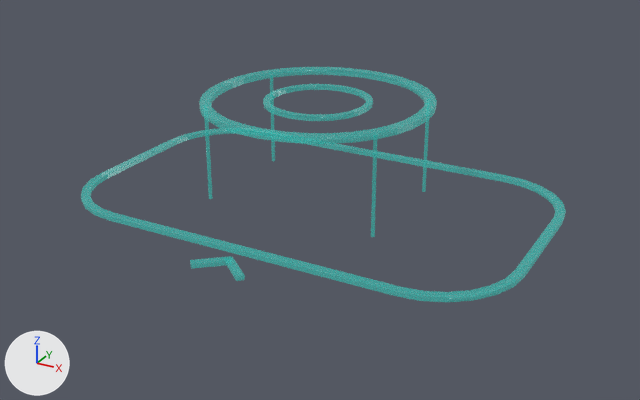
One commit to the Blender file ArtSource/Blender/Spatial/PlacementGhostPreview_Ceiling.blend: the scene before it, then after it.
Before and after are seen from a 50 mm camera at (0.533, -0.964, 0.338) aimed at (0.022, -0.035, -0.127). Every picture has the same lights, and +X, +Y and +Z are marked at lower left. The first picture is the older version.

Script lines for the objects in view, before the commit:
```python
me_placementghostpreview_ceiling_ceilingring_mesh = bpy.data.meshes.new('PlacementGhostPreview_Ceiling_CeilingRing_Mesh')
me_placementghostpreview_ceiling_ceilingring_mesh.from_pydata(...)  # 544 vertices, 516 faces; spans x -0.31..0.31, y -0.19..0.245, z -0.139..0.004
me_placementghostpreview_ceiling_ceilingring_mesh.materials.append(mat_mat_spatial_ghost)  # cyan #2fa39a, glowing cyan #1f7f7a
ob_placementghostpreview_ceiling_mesh = bpy.data.objects.new('PlacementGhostPreview_Ceiling_Mesh', me_placementghostpreview_ceiling_ceilingring_mesh)
ob_placementghostpreview_ceiling_mesh.parent = ob_placementghostpreview_ceiling
ob_placementghostpreview_ceiling_mesh.location = (0.0, 0.0, -0.005)
```
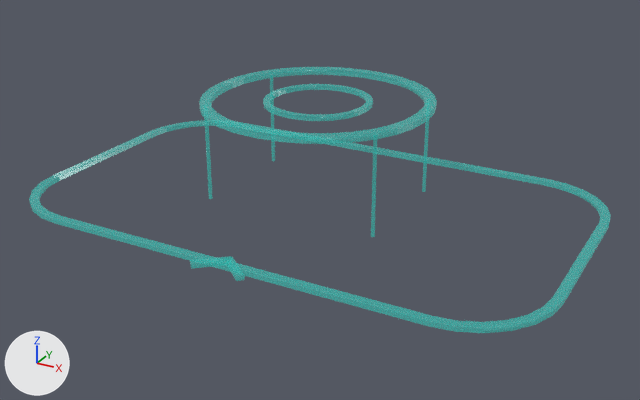
What differs and where, as boxes (x1, y1, x2, y2) in the pictures (640 x 400 px; the box of a moved part takes in the faces that stretch with it):
'PlacementGhostPreview_Ceiling_Mesh', reshaped (20% wider, 13% taller)
    before: (81, 67, 566, 302)
    after: (29, 67, 611, 333)
part 1 of me_placementghostpreview_ceiling_ceilingring_mesh, moved or reshaped
    before: (503, 175, 566, 220)
    after: (544, 179, 611, 228)
part 2 of me_placementghostpreview_ceiling_ceilingring_mesh, moved or reshaped
    before: (395, 218, 563, 302)
    after: (427, 222, 609, 333)
part 3 of me_placementghostpreview_ceiling_ceilingring_mesh, moved or reshaped
    before: (171, 128, 506, 182)
    after: (150, 120, 546, 185)
part 4 of me_placementghostpreview_ceiling_ceilingring_mesh, moved or reshaped
    before: (81, 140, 400, 296)
    after: (29, 131, 432, 326)

Edits to the bpy script that builds the scene:
```text
Change me_placementghostpreview_ceiling_ceilingring_mesh:
    used by ob_placementghostpreview_ceiling_mesh; parent = ob_placementghostpreview_ceiling; location = (0.0, 0.0, -0.005)
    remove me_placementghostpreview_ceiling_ceilingring_mesh.from_pydata(...)  # 544 vertices, 516 faces; spans x -0.31..0.31, y -0.19..0.245, z -0.139..0.004
    add me_placementghostpreview_ceiling_ceilingring_mesh.from_pydata(...)  # 544 vertices, 516 faces; spans x -0.364..0.364, y -0.205..0.245, z -0.139..0.004
    me_placementghostpreview_ceiling_ceilingring_mesh part 1: all 28 vertices in x -0.31..-0.2, y -0.19..-0.08, z -0.138..-0.132 are moved by (-0.054, -0.015, 0.0)
    me_placementghostpreview_ceiling_ceilingring_mesh part 2: all 28 vertices in x -0.31..-0.2, y 0.08..0.19, z -0.138..-0.132 are moved by (-0.054, 0.04, 0.0)
    me_placementghostpreview_ceiling_ceilingring_mesh part 3: all 28 vertices in x 0.2..0.31, y -0.19..-0.08, z -0.138..-0.132 are moved by (0.054, -0.015, 0.0)
    me_placementghostpreview_ceiling_ceilingring_mesh part 4: all 28 vertices in x 0.2..0.31, y 0.08..0.19, z -0.138..-0.132 are moved by (0.054, 0.04, 0.0)
```
